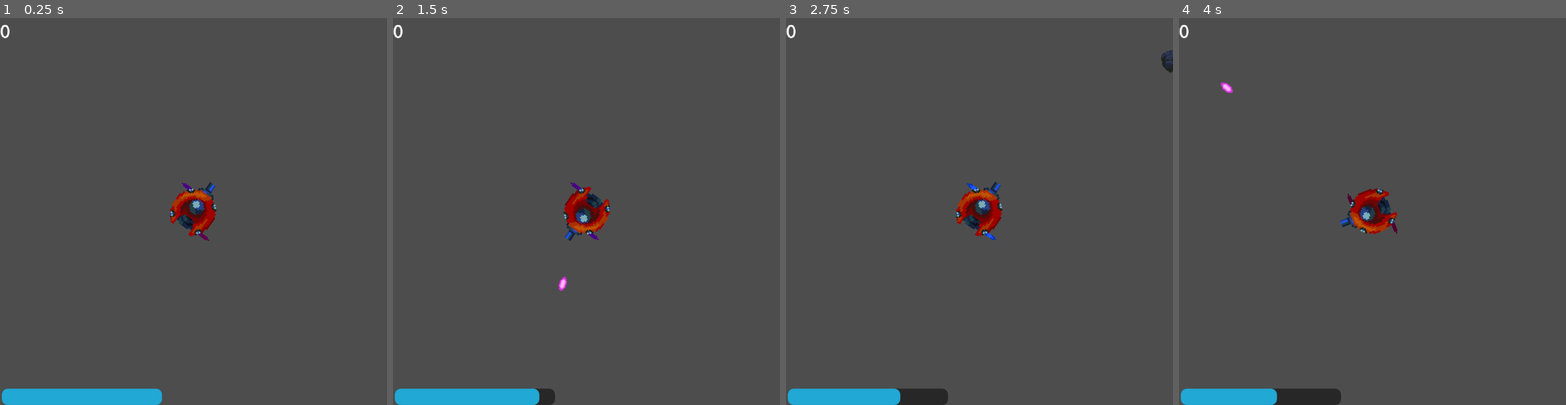
Above: before the commit, frames 1-4 (left to right).
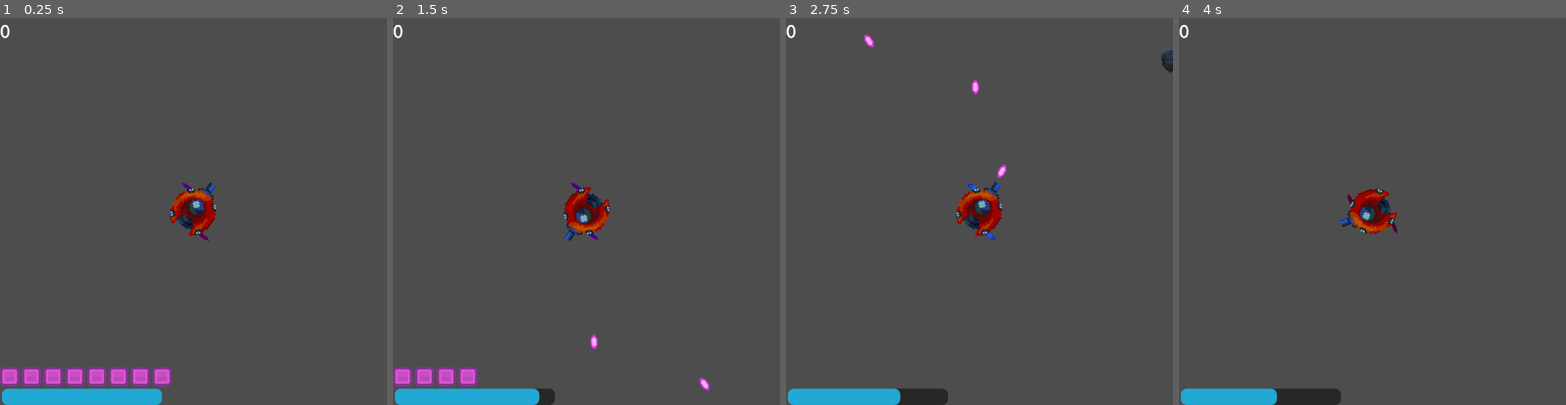
Above: after the commit, the same moments.

Repository: Wife-Haver/JuniperDevJam
Game: Godot game, scene res://Scenes/main.tscn
The game is run twice, just before and just after one commit, with the same random seed, the same clock (stepped at 60 frames per second) and the same inputs.
Inputs:
- Up to frame 1 (0.25 s): no input
- Up to frame 2 (1.5 s): hold Space (shoot) 0.53-1.28 s; tap L (blah) at 0.6 s; tap Space (shoot) at 1.35 s
- Up to frame 3 (2.75 s): tap L (blah) at 1.55, 2.1 s; hold Space (shoot) from 2.03 s (still down)
- Up to frame 4 (4 s): release Space (shoot) at 2.78 s; tap Q (flip_spin) at 2.85 s; tap L (blah) at 3.05 s; hold Space (shoot) from 3.53 s (still down)

The runs differ from the first frame. In frame 1, 1.9% of the frame differs, in the area x 0-45%, y 90-96%; in frame 2, 1.1%; in frame 3, 0.2%; in frame 4, less than 0.1%.

Commit message:
added ammo system

Diff:
--- a/Scenes/player.tscn
+++ b/Scenes/player.tscn
@@ -48,9 +48,111 @@
 "speed": 7.0
 }]
 
-[node name="Player" type="CharacterBody2D" unique_id=1870216369]
+[sub_resource type="Animation" id="Animation_8erm5"]
+resource_name = "Hit"
+length = 0.46666667
+tracks/0/type = "bezier"
+tracks/0/imported = false
+tracks/0/enabled = true
+tracks/0/path = NodePath(".:modulate:r")
+tracks/0/interp = 1
+tracks/0/loop_wrap = true
+tracks/0/keys = {
+"handle_modes": PackedInt32Array(2, 0, 0),
+"points": PackedFloat32Array(1, -0.25, 0, 0.25, 0, 1, -0.083333336, 0, 0.083333336, 0, 1, -0.25, 0, 0.25, 0),
+"times": PackedFloat32Array(0, 0.23333333, 0.46666667)
+}
+tracks/1/type = "bezier"
+tracks/1/imported = false
+tracks/1/enabled = true
+tracks/1/path = NodePath(".:modulate:g")
+tracks/1/interp = 1
+tracks/1/loop_wrap = true
+tracks/1/keys = {
+"handle_modes": PackedInt32Array(2, 0, 0),
+"points": PackedFloat32Array(1, -0.25, 0, 0.25, 0, 0, -0.083333336, 0, 0.083333336, 0, 1, -0.25, 0, 0.25, 0),
+"times": PackedFloat32Array(0, 0.23333333, 0.46666667)
+}
+tracks/2/type = "bezier"
+tracks/2/imported = false
+tracks/2/enabled = true
+tracks/2/path = NodePath(".:modulate:b")
+tracks/2/interp = 1
+tracks/2/loop_wrap = true
+tracks/2/keys = {
+"handle_modes": PackedInt32Array(2, 0, 0),
+"points": PackedFloat32Array(1, -0.25, 0, 0.25, 0, 0, -0.083333336, 0, 0.083333336, 0, 1, -0.25, 0, 0.25, 0),
+"times": PackedFloat32Array(0, 0.23333333, 0.46666667)
+}
+tracks/3/type = "bezier"
+tracks/3/imported = false
+tracks/3/enabled = true
+tracks/3/path = NodePath(".:modulate:a")
+tracks/3/interp = 1
+tracks/3/loop_wrap = true
+tracks/3/keys = {
+"handle_modes": PackedInt32Array(2, 0, 0),
+"points": PackedFloat32Array(1, -0.25, 0, 0.25, 0, 0.4392157, -0.083333336, 0, 0.083333336, 0, 1, -0.25, 0, 0.25, 0),
+"times": PackedFloat32Array(0, 0.23333333, 0.46666667)
+}
+
+[sub_resource type="Animation" id="Animation_f1ek2"]
+length = 0.001
+tracks/0/type = "bezier"
+tracks/0/imported = false
+tracks/0/enabled = true
+tracks/0/path = NodePath(".:modulate:r")
+tracks/0/interp = 1
+tracks/0/loop_wrap = true
+tracks/0/keys = {
+"handle_modes": PackedInt32Array(0),
+"points": PackedFloat32Array(1, -0.25, 0, 0.25, 0),
+"times": PackedFloat32Array(0)
+}
+tracks/1/type = "bezier"
+tracks/1/imported = false
+tracks/1/enabled = true
+tracks/1/path = NodePath(".:modulate:g")
+tracks/1/interp = 1
+tracks/1/loop_wrap = true
+tracks/1/keys = {
+"handle_modes": PackedInt32Array(0),
+"points": PackedFloat32Array(1, -0.25, 0, 0.25, 0),
+"times": PackedFloat32Array(0)
+}
+tracks/2/type = "bezier"
+tracks/2/imported = false
+tracks/2/enabled = true
+tracks/2/path = NodePath(".:modulate:b")
+tracks/2/interp = 1
+tracks/2/loop_wrap = true
+tracks/2/keys = {
+"handle_modes": PackedInt32Array(0),
+"points": PackedFloat32Array(1, -0.25, 0, 0.25, 0),
+"times": PackedFloat32Array(0)
+}
+tracks/3/type = "bezier"
+tracks/3/imported = false
+tracks/3/enabled = true
+tracks/3/path = NodePath(".:modulate:a")
+tracks/3/interp = 1
+tracks/3/loop_wrap = true
+tracks/3/keys = {
+"handle_modes": PackedInt32Array(0),
+"points": PackedFloat32Array(1, -0.25, 0, 0.25, 0),
+"times": PackedFloat32Array(0)
+}
+
+[sub_resource type="AnimationLibrary" id="AnimationLibrary_tx1dd"]
+_data = {
+&"Hit": SubResource("Animation_8erm5"),
+&"RESET": SubResource("Animation_f1ek2")
+}
+
+[node name="Player" type="CharacterBody2D" unique_id=1870216369 node_paths=PackedStringArray("animation_player")]
 collision_mask = 28
 script = ExtResource("1_cvnsp")
+animation_player = NodePath("AnimationPlayer")
 
 [node name="Sprite2D" type="Sprite2D" parent="." unique_id=577613862]
 z_index = 2
@@ -70,10 +172,21 @@
 player = NodePath("../..")
 thruster_anim = NodePath("../../ThrusterAnims/ClockWise1")
 
-[node name="Shooting" type="Node" parent="Scripts" unique_id=1805270865 node_paths=PackedStringArray("gun_barrel", "player")]
+[node name="Shooting" type="Node" parent="Scripts" unique_id=1805270865 node_paths=PackedStringArray("gun_barrel", "player", "shoot_cooldown_timer", "recharge_delay_timer", "recharge_tick_timer")]
 script = ExtResource("4_vgqql")
 gun_barrel = NodePath("../../Gun/Barrel/GunBarrel")
 player = NodePath("../..")
+shoot_cooldown_timer = NodePath("ShootCD")
+recharge_delay_timer = NodePath("RechargeTime")
+recharge_tick_timer = NodePath("RechargeTick")
+
+[node name="ShootCD" type="Timer" parent="Scripts/Shooting" unique_id=1346853554]
+wait_time = 0.2
+
+[node name="RechargeTime" type="Timer" parent="Scripts/Shooting" unique_id=1986194949]
+wait_time = 0.5
+
+[node name="RechargeTick" type="Timer" parent="Scripts/Shooting" unique_id=1651452299]
 
 [node name="ThrusterAnim" type="Node" parent="Scripts" unique_id=304458797 node_paths=PackedStringArray("clock_wise_1", "clock_wise_2", "not_clock_wise_1", "not_clock_wise_2", "player")]
 script = ExtResource("5_8erm5")
@@ -140,3 +253,9 @@
 sprite_frames = SubResource("SpriteFrames_pu2lt")
 autoplay = "default"
 frame_progress = 0.7424713
+
+[node name="AnimationPlayer" type="AnimationPlayer" parent="." unique_id=70035599]
+libraries/ = SubResource("AnimationLibrary_tx1dd")
+
+[connection signal="timeout" from="Scripts/Shooting/ShootCD" to="Scripts/Shooting" method="_on_shoot_cd_timeout"]
+[connection signal="timeout" from="Scripts/Shooting/RechargeTime" to="Scripts/Shooting" method="_on_recharge_time_timeout"]
--- a/Scenes/ui.tscn
+++ b/Scenes/ui.tscn
@@ -3,6 +3,8 @@
 [ext_resource type="Script" uid="uid://c32oq6ycwj2ik" path="res://Scripts/UI/ui.gd" id="1_jxero"]
 [ext_resource type="Script" uid="uid://8tx11oxn2vph" path="res://Scripts/UI/score_label.gd" id="2_qdvrb"]
 [ext_resource type="Script" uid="uid://cl5vfi4ku8opn" path="res://Scripts/UI/progress_bar.gd" id="3_nf4gj"]
+[ext_resource type="Script" uid="uid://ud5dkmcjrn3k" path="res://Scripts/UI/ammo_imgs.gd" id="3_q7pk6"]
+[ext_resource type="Texture2D" uid="uid://bj5enb8t5ovm7" path="res://Assets/UI/square.png" id="4_2246s"]
 
 [sub_resource type="StyleBoxFlat" id="StyleBoxFlat_wviqb"]
 bg_color = Color(0, 0, 0, 0.4862745)
@@ -44,20 +46,69 @@
 text = "0"
 script = ExtResource("2_qdvrb")
 
-[node name="BottomBar" type="HBoxContainer" parent="." unique_id=196207415]
+[node name="VBoxContainer" type="VBoxContainer" parent="." unique_id=320600636]
 layout_mode = 1
 anchors_preset = 12
 anchor_top = 1.0
 anchor_right = 1.0
 anchor_bottom = 1.0
 offset_top = -27.0
+offset_bottom = -27.0
 grow_horizontal = 2
 grow_vertical = 0
 
-[node name="Panel" type="Panel" parent="BottomBar" unique_id=1863121300]
+[node name="AmmoImgs" type="HBoxContainer" parent="VBoxContainer" unique_id=313300472 node_paths=PackedStringArray("ammo_slots")]
+layout_mode = 2
+script = ExtResource("3_q7pk6")
+ammo_slots = [NodePath("Ammo1"), NodePath("Ammo2"), NodePath("Ammo3"), NodePath("Ammo4"), NodePath("Ammo5"), NodePath("Ammo6"), NodePath("Ammo7"), NodePath("Ammo8")]
+
+[node name="Ammo1" type="TextureRect" parent="VBoxContainer/AmmoImgs" unique_id=1297510899]
+modulate = Color(0.85490197, 0.33333334, 0.8156863, 1)
+layout_mode = 2
+texture = ExtResource("4_2246s")
+
+[node name="Ammo2" type="TextureRect" parent="VBoxContainer/AmmoImgs" unique_id=1426528922]
+modulate = Color(0.85490197, 0.33333334, 0.8156863, 1)
+layout_mode = 2
+texture = ExtResource("4_2246s")
+
+[node name="Ammo3" type="TextureRect" parent="VBoxContainer/AmmoImgs" unique_id=1650857444]
+modulate = Color(0.85490197, 0.33333334, 0.8156863, 1)
+layout_mode = 2
+texture = ExtResource("4_2246s")
+
+[node name="Ammo4" type="TextureRect" parent="VBoxContainer/AmmoImgs" unique_id=1412264554]
+modulate = Color(0.85490197, 0.33333334, 0.8156863, 1)
+layout_mode = 2
+texture = ExtResource("4_2246s")
+
+[node name="Ammo5" type="TextureRect" parent="VBoxContainer/AmmoImgs" unique_id=584633087]
+modulate = Color(0.85490197, 0.33333334, 0.8156863, 1)
+layout_mode = 2
+texture = ExtResource("4_2246s")
+
+[node name="Ammo6" type="TextureRect" parent="VBoxContainer/AmmoImgs" unique_id=1210815902]
+modulate = Color(0.85490197, 0.33333334, 0.8156863, 1)
+layout_mode = 2
+texture = ExtResource("4_2246s")
+
+[node name="Ammo7" type="TextureRect" parent="VBoxContainer/AmmoImgs" unique_id=626045848]
+modulate = Color(0.85490197, 0.33333334, 0.8156863, 1)
+layout_mode = 2
+texture = ExtResource("4_2246s")
+
+[node name="Ammo8" type="TextureRect" parent="VBoxContainer/AmmoImgs" unique_id=800391227]
+modulate = Color(0.85490197, 0.33333334, 0.8156863, 1)
+layout_mode = 2
+texture = ExtResource("4_2246s")
+
+[node name="BottomBar" type="HBoxContainer" parent="VBoxContainer" unique_id=196207415]
 layout_mode = 2
 
-[node name="ProgressBar" type="ProgressBar" parent="BottomBar/Panel" unique_id=1008664742]
+[node name="Panel" type="Panel" parent="VBoxContainer/BottomBar" unique_id=1863121300]
+layout_mode = 2
+
+[node name="ProgressBar" type="ProgressBar" parent="VBoxContainer/BottomBar/Panel" unique_id=1008664742]
 layout_mode = 0
 offset_left = 3.0
 offset_right = 268.0
--- a/Scripts/Globals/player_manager.gd
+++ b/Scripts/Globals/player_manager.gd
@@ -3,8 +3,16 @@
 
 var _current_hp:int = 10
 var _max_hp:int = 10
+var _max_ammo: int = 8
+var _player_ammo:int = 8
 
 signal update_current_hp
+
+signal player_was_hurt
+
+signal ammo_changed(current: int, max: int)
+signal player_fired
+
 func _input(event):
 	if Input.is_action_just_pressed("blah"):
 		hurt_player(1)
@@ -32,3 +40,24 @@
 func hurt_player(amt:int)->void:
 	_current_hp -= amt
 	update_current_hp.emit()
+	player_was_hurt.emit()
+
+func get_max_ammo() -> int:
+	return _max_ammo
+
+func use_ammo() -> bool:
+	if _player_ammo <= 0:
+		return false
+	_player_ammo -= 1
+	player_fired.emit()
+	ammo_changed.emit(_player_ammo, _max_ammo)
+	return true
+
+func get_ammo_amt()->int:
+	return _player_ammo
+
+func add_ammo() -> void:
+	if _player_ammo >= _max_ammo:
+		return
+	_player_ammo += 1
+	ammo_changed.emit(_player_ammo, _max_ammo)
--- a/Scripts/Player/player.gd
+++ b/Scripts/Player/player.gd
@@ -2,3 +2,11 @@
 extends CharacterBody2D
 
 signal switch_spin(dir:int)
+
+@export var animation_player: AnimationPlayer
+
+func _ready():
+	PlayerManager.player_was_hurt.connect(on_hit)
+
+func on_hit():
+	animation_player.play("Hit")
--- a/Scripts/Player/shooting.gd
+++ b/Scripts/Player/shooting.gd
@@ -3,14 +3,49 @@
 const BULLET_SCENE = preload("uid://o37sfangb3tt")
 @export var gun_barrel: Marker2D
 @export var player: Player
+@export var shoot_cooldown_timer: Timer       # fire-rate cooldown, already existed
+@export var recharge_delay_timer: Timer       # one-shot, 2s, assign in editor
+@export var recharge_tick_timer: Timer        # repeating, e.g. 0.5s, assign in editor
 
-func _process(delta):
-	if Input.is_action_just_pressed("shoot"):
-		fire()
+var can_shoot: bool = true
 
-func fire():
-	var bullet:Bullet = BULLET_SCENE.instantiate()
+func _ready() -> void:
+	recharge_delay_timer.one_shot = true
+	recharge_delay_timer.timeout.connect(_on_recharge_delay_timeout)
+
+	recharge_tick_timer.one_shot = false
+	recharge_tick_timer.timeout.connect(_on_recharge_tick_timeout)
+
+func _process(delta: float) -> void:
+	if Input.is_action_pressed("shoot") and can_shoot:
+		if fire():
+			can_shoot = false
+			shoot_cooldown_timer.start()
+
+			# Player just fired — cancel any in-progress recharge and
+			# restart the 2-second idle countdown.
+			recharge_tick_timer.stop()
+			recharge_delay_timer.start()
+
+func fire() -> bool:
+	if not PlayerManager.use_ammo():
+		return false
+
+	var bullet: Bullet = BULLET_SCENE.instantiate()
 	bullet.global_position = gun_barrel.global_position
 	bullet.rotation = player.rotation
 	bullet.is_player_bullet = true
 	get_tree().current_scene.add_child(bullet)
+	return true
+
+func _on_shoot_cd_timeout() -> void:
+	can_shoot = true
+
+func _on_recharge_delay_timeout() -> void:
+	# 2 seconds of no firing have passed — begin the gradual trickle recharge.
+	recharge_tick_timer.start()
+
+func _on_recharge_tick_timeout() -> void:
+	PlayerManager.add_ammo()
+	if PlayerManager.get_ammo_amt() >= PlayerManager.get_max_ammo():
+		recharge_tick_timer.stop()
--- /dev/null
+++ b/Scripts/UI/ammo_imgs.gd
@@ -0,0 +1,11 @@
+extends HBoxContainer
+
+@export var ammo_slots: Array[TextureRect] = []  # drag all 8 in, in order, via the editor
+
+func _ready() -> void:
+	PlayerManager.ammo_changed.connect(_on_ammo_changed)
+	_on_ammo_changed(PlayerManager.get_ammo_amt(), PlayerManager.get_max_ammo())
+
+func _on_ammo_changed(current: int, max_ammo: int) -> void:
+	for i in ammo_slots.size():
+		ammo_slots[i].visible = i < current
--- a/Scripts/bullet.gd
+++ b/Scripts/bullet.gd
@@ -35,16 +35,14 @@
 		elif target is EnemyShip or target is Asteroid:
 			if target.has_method("hit"):
 				target.hit()
-
+				call_deferred("queue_free")
 	else:
 		if target is Player:
 			PlayerManager.hurt_player(1)
-
+			call_deferred("queue_free")
 		else:
 			return
 
 
-
-	call_deferred("queue_free")
 func _on_left_screen() -> void:
 	call_deferred("queue_free")
Binary file added: Assets/UI/square.png
Not shown, added: Assets/UI/square.png.import
Not shown, added: Scripts/UI/ammo_imgs.gd.uid
